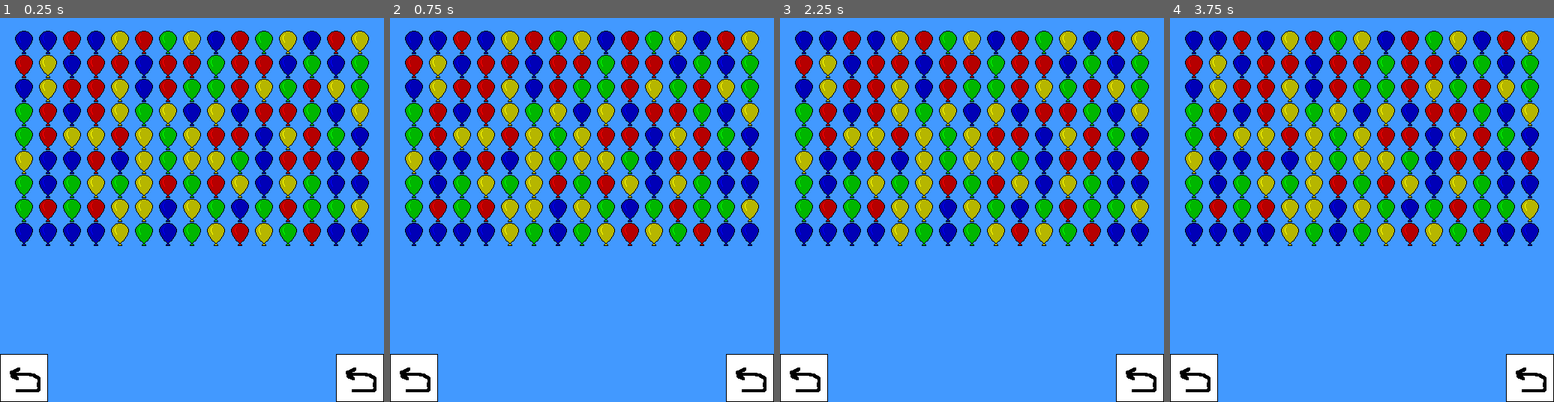
Above: before the commit, frames 1-4 (left to right).
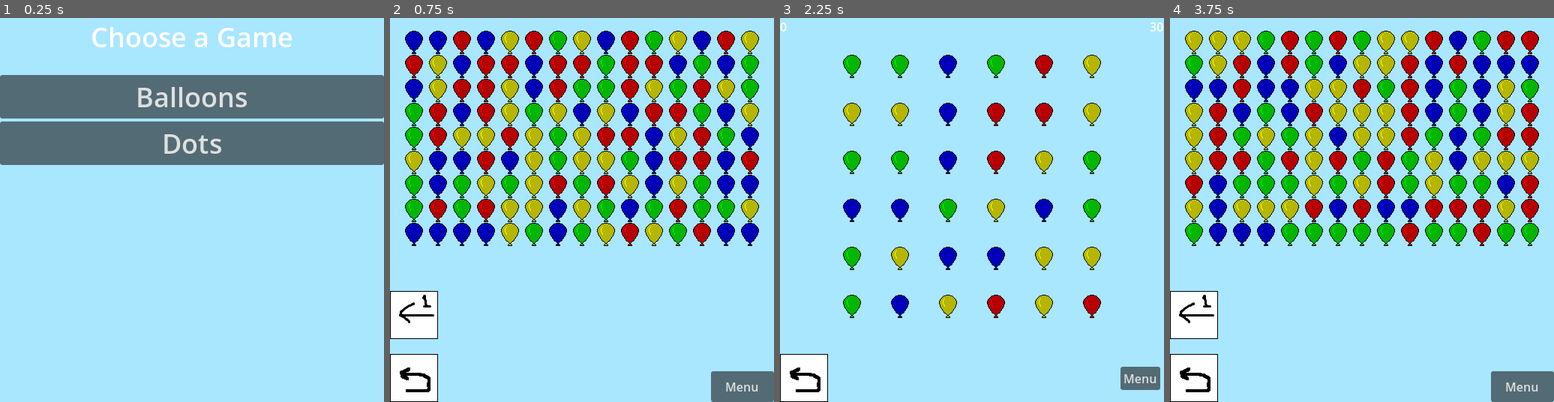
Above: after the commit, the same moments.

Repository: JohnathonNow/hmgc
Game: Godot game, scene res://Menu/MainMenu.tscn
The game is run twice, just before and just after one commit, with the same random seed, the same clock (stepped at 60 frames per second) and the same inputs. Before the commit the project starts from res://Balloons/Lvl.tscn.
Inputs (mouse positions are in pixels of both pictures, inside the frame that each line leads up to):
- Up to frame 1 (0.25 s): no input
- Up to frame 2 (0.75 s): click (582, 98) at 0.5 s, where only the run after the commit has a clickable "Balloons"
- Up to frame 3 (2.25 s): click (1133, 386) at 1.25 s, where only the run after the commit has a clickable "Menu"; click (972, 144) at 2 s, where only the run after the commit has a clickable "Dots"
- Up to frame 4 (3.75 s): click (1530, 378) at 2.75 s, where only the run after the commit has a clickable "Menu"; click (1362, 98) at 3.5 s, where only the run after the commit has a clickable "Balloons"

The runs differ from the first frame. In frame 1, 100% of the frame differs, in the area x 0-100%, y 0-100%; in frame 2, 74%; in frame 3, 97%; in frame 4, 88%.
Error before the commit: Invalid access to property or key 'clicked' on a base object of type 'null instance'. (res://Balloons/balloon.gd:18)

Commit message:
Updates.

Diff:
--- a/Balloons/Lvl.tscn
+++ b/Balloons/Lvl.tscn
@@ -1,7 +1,8 @@
-[gd_scene load_steps=5 format=3 uid="uid://rfc0oc2oxsh4"]
+[gd_scene load_steps=6 format=3 uid="uid://rfc0oc2oxsh4"]
 
 [ext_resource type="PackedScene" uid="uid://dk58e1f0nwhaj" path="res://Balloons/balloon.tscn" id="1_7a5hf"]
 [ext_resource type="PackedScene" uid="uid://ba3nwenhshaxe" path="res://Balloons/restart.tscn" id="2_ci23k"]
+[ext_resource type="PackedScene" uid="uid://c648bap7tq3dg" path="res://Menu/ReturnToMenu.tscn" id="2_jdpxe"]
 [ext_resource type="PackedScene" uid="uid://lceytlol230c" path="res://Balloons/undo.tscn" id="3_ri60c"]
 [ext_resource type="PackedScene" uid="uid://clm88lfumo2b4" path="res://Balloons/Global.tscn" id="4_itbj4"]
 
@@ -461,17 +462,27 @@
 [node name="Baloon144" parent="CanvasLayer/SubViewportContainer/SubViewport/Balloons" instance=ExtResource("1_7a5hf")]
 position = Vector2(416, 288)
 
-[node name="Restart2" parent="." instance=ExtResource("3_ri60c")]
+[node name="ReturnToMenu" parent="." instance=ExtResource("2_jdpxe")]
 layout_mode = 1
 anchors_preset = 3
 anchor_left = 1.0
 anchor_top = 1.0
-anchor_right = 1.0
-anchor_bottom = 1.0
-offset_left = -64.0
-offset_top = -64.0
-offset_right = 0.0
-offset_bottom = 0.0
+offset_left = -84.0
+offset_top = -41.0
+grow_horizontal = 0
+grow_vertical = 0
+
+[node name="Restart2" parent="." instance=ExtResource("3_ri60c")]
+layout_mode = 1
+anchors_preset = -1
+anchor_left = 0.0
+anchor_top = 0.836
+anchor_right = 0.0
+anchor_bottom = 0.836
+offset_left = 0.0
+offset_top = -64.032
+offset_right = 64.0
+offset_bottom = -0.0320129
 grow_horizontal = 0
 grow_vertical = 0
 
--- a/Balloons/restart.gd
+++ b/Balloons/restart.gd
@@ -2,7 +2,7 @@
 
 func _input(event):
 	if event is InputEventMouseButton:
-		if event.is_pressed() and get_local_mouse_position().length() < 64:
+		if event.is_pressed() and get_local_mouse_position().length() < 32:
 			get_tree().root.get_child(0).get_node("Global").restart.emit()
 			return false
 	return true
--- a/Balloons/undo.gd
+++ b/Balloons/undo.gd
@@ -2,7 +2,7 @@
 
 func _input(event):
 	if event is InputEventMouseButton:
-		if event.is_pressed() and get_local_mouse_position().length() < 64:
+		if event.is_pressed() and get_local_mouse_position().length() < 32:
 			get_tree().root.get_child(0).get_node("Global").undo.emit()
 			return false
 	return true
--- a/Balloons/undo.tscn
+++ b/Balloons/undo.tscn
@@ -1,7 +1,7 @@
 [gd_scene load_steps=3 format=3 uid="uid://lceytlol230c"]
 
 [ext_resource type="Script" path="res://Balloons/undo.gd" id="1_kn2hp"]
-[ext_resource type="Texture2D" uid="uid://chqprohf122hk" path="res://Balloons/restart.png" id="2_7p8uu"]
+[ext_resource type="Texture2D" uid="uid://wm3lr4x634v4" path="res://Balloons/undo.png" id="2_fr56o"]
 
 [node name="Restart" type="Control"]
 custom_minimum_size = Vector2(64, 64)
@@ -32,4 +32,4 @@
 offset_bottom = 32.0
 grow_horizontal = 2
 grow_vertical = 2
-texture = ExtResource("2_7p8uu")
+texture = ExtResource("2_fr56o")
--- a/Dots/Global.gd
+++ b/Dots/Global.gd
@@ -4,20 +4,26 @@
 signal restart(object)
 var state = []
 var combo = []
+var lastOver = null
+var isSquare = false
+var moves = 30
+var score = 0
 
 # Called when the node enters the scene tree for the first time.
 func _ready():
 	clicked.connect(onclick)
 	undo.connect(doundo)
 	restart.connect(dorestart)
+	updateLine()
+	fill()
 
-func savestate(group="Balloons"):
+func savestate(group="Dots"):
 	var frame = []
 	for o in get_tree().get_nodes_in_group(group):
 		frame += [{"position": o.position, "color": o.modulate}]
 	state += [frame]
 
-func loadstate(group="Balloons"):
+func loadstate(group="Dots"):
 	var frame = state.pop_back()
 	if not frame:
 		return
@@ -29,25 +35,32 @@
 		x.position = obj["position"]
 		x.modulate = obj["color"]
 
-func get_object_at(pos, group="Balloons"):
+func get_object_at(pos, group="Dots"):
 	for o in get_tree().get_nodes_in_group(group):
-		if o.global_position.distance_to(pos) < 32:
+		if o.global_position.distance_to(pos) < 48:
 			return o
 	return null
 
-func move_down_to(y=384, grid_size=64, group="Balloons"):
-	print("poggers")
+func move_down_to(fy=384, grid_size=64, group="Dots"):
 	var i = 0
 	var objs = get_tree().get_nodes_in_group(group)
 	while i < objs.size():
 		var o = objs[i]
-		print(o.global_position.y)
-		if o.global_position.y < y and not get_object_at(o.global_position + Vector2(0, grid_size)):
+		if o.global_position.y < fy and not get_object_at(o.global_position + Vector2(0, grid_size)):
 			o.global_position.y += grid_size
 			i = 0
 		else:
 			i += 1
-	i = 0
+	fill()
+
+func fill():
+	for x in range(96, 416 + 1, 64):
+		for y in range(64, 384 + 1, 64):
+			var v = Vector2(x, y)
+			if not get_object_at(v):
+				var p = preload("res://Dots/dot.tscn").instantiate()
+				get_tree().current_scene.get_node("%Dots").add_child(p)
+				p.position = v
 
 func onclick(object):
 	var x = {object: 1}
@@ -67,24 +80,71 @@
 func dorestart():
 	get_tree().reload_current_scene()
 	state.clear()
+	score = 0
+	moves = 30
 
 func doundo():
 	loadstate()
 
+func updateLine():
+	%Line.clear_points()
+	for n in combo:
+		%Line.add_point(n.global_position)
+		%Line.modulate = n.modulate
+
+func kill():
+	if len(combo) > 1:
+			savestate()
+			moves -= 1
+			for k in combo:
+				score += 1
+				k.free()
+	combo = []
+	call_deferred("move_down_to")
+	updateLine()
+
+func square():
+	if not combo:
+		return
+	moves -= 1
+	var x = combo[-1].modulate
+	for o in get_tree().get_nodes_in_group("Dots"):
+		if o.modulate == x:
+			score += 1
+			o.free()
+	combo = []
+	call_deferred("move_down_to")
+	updateLine()
+
 func _physics_process(_delta):
+	%StatusMoves.text = "[right]%s[/right]" % moves
+	%StatusScore.text = "%s" % score
+	if not moves:
+		return
 	if Input.is_mouse_button_pressed(MOUSE_BUTTON_LEFT):
-		var x = get_object_at(get_global_mouse_position())
-		if combo and x and is_instance_of(x, Balloon):
+		var x = get_object_at(%SubViewportContainer.get_local_mouse_position())
+		if x == lastOver:
+			return
+		if combo and x and is_instance_of(x, Dot):
 			var hor = abs(x.global_position.y - combo[-1].global_position.y) < 1 and abs(x.global_position.x - combo[-1].global_position.x) < 65
 			var ver = abs(x.global_position.x - combo[-1].global_position.x) < 1 and abs(x.global_position.y - combo[-1].global_position.y) < 65
-			print(not x in combo, hor, ver)
-			if  x.modulate == combo[0].modulate and (hor or ver) and not x in combo:
-				combo.push_back(x)
+			var isok = x.modulate == combo[0].modulate and (hor or ver)
+			if x in combo:
+				var index = combo.find(x)
+				if index == 0 and len(combo) >= 4:
+					square()
+				else:
+					combo.resize(index + 1)
+					#if index == len(combo) - 1:
+						#combo.pop_back()
+					updateLine()
+			else:
+				if isok:
+					combo.push_back(x)
+					updateLine()
 		elif x and not combo:
 			combo.push_back(x)
+		lastOver = x
 	elif combo:
-		savestate()
-		for k in combo:
-			k.free()
+		kill()
 		combo = []
-		call_deferred("move_down_to")
--- a/Dots/Lvl.tscn
+++ b/Dots/Lvl.tscn
@@ -1,7 +1,6 @@
-[gd_scene load_steps=5 format=3 uid="uid://dlyy2w55nuqky"]
+[gd_scene load_steps=4 format=3 uid="uid://dlyy2w55nuqky"]
 
-[ext_resource type="PackedScene" uid="uid://dk58e1f0nwhaj" path="res://Balloons/balloon.tscn" id="1_nulbn"]
-[ext_resource type="PackedScene" uid="uid://lceytlol230c" path="res://Balloons/undo.tscn" id="2_vua38"]
+[ext_resource type="PackedScene" uid="uid://c648bap7tq3dg" path="res://Menu/ReturnToMenu.tscn" id="3_d6cdl"]
 [ext_resource type="PackedScene" uid="uid://ba3nwenhshaxe" path="res://Balloons/restart.tscn" id="3_rpy1o"]
 [ext_resource type="PackedScene" uid="uid://ddy677844lcwj" path="res://Dots/Global.tscn" id="4_st6hr"]
 
@@ -35,6 +34,7 @@
 layer = 0
 
 [node name="SubViewportContainer" type="SubViewportContainer" parent="CanvasLayer"]
+unique_name_in_owner = true
 custom_minimum_size = Vector2(512, 512)
 layout_mode = 1
 anchors_preset = 8
@@ -53,130 +53,12 @@
 handle_input_locally = false
 render_target_update_mode = 4
 
+[node name="Line" type="Line2D" parent="CanvasLayer/SubViewportContainer/SubViewport"]
+unique_name_in_owner = true
+points = PackedVector2Array(0, 0, 10, 0)
+
 [node name="Dots" type="Node" parent="CanvasLayer/SubViewportContainer/SubViewport"]
 unique_name_in_owner = true
-
-[node name="Baloon9" parent="CanvasLayer/SubViewportContainer/SubViewport/Dots" instance=ExtResource("1_nulbn")]
-position = Vector2(96, 64)
-
-[node name="Baloon12" parent="CanvasLayer/SubViewportContainer/SubViewport/Dots" instance=ExtResource("1_nulbn")]
-position = Vector2(96, 128)
-
-[node name="Baloon15" parent="CanvasLayer/SubViewportContainer/SubViewport/Dots" instance=ExtResource("1_nulbn")]
-position = Vector2(96, 192)
-
-[node name="Baloon19" parent="CanvasLayer/SubViewportContainer/SubViewport/Dots" instance=ExtResource("1_nulbn")]
-position = Vector2(160, 64)
-
-[node name="Baloon20" parent="CanvasLayer/SubViewportContainer/SubViewport/Dots" instance=ExtResource("1_nulbn")]
-position = Vector2(224, 64)
-
-[node name="Baloon21" parent="CanvasLayer/SubViewportContainer/SubViewport/Dots" instance=ExtResource("1_nulbn")]
-position = Vector2(288, 64)
-
-[node name="Baloon22" parent="CanvasLayer/SubViewportContainer/SubViewport/Dots" instance=ExtResource("1_nulbn")]
-position = Vector2(160, 128)
-
-[node name="Baloon23" parent="CanvasLayer/SubViewportContainer/SubViewport/Dots" instance=ExtResource("1_nulbn")]
-position = Vector2(224, 128)
-
-[node name="Baloon24" parent="CanvasLayer/SubViewportContainer/SubViewport/Dots" instance=ExtResource("1_nulbn")]
-position = Vector2(288, 128)
-
-[node name="Baloon25" parent="CanvasLayer/SubViewportContainer/SubViewport/Dots" instance=ExtResource("1_nulbn")]
-position = Vector2(352, 64)
-
-[node name="Baloon26" parent="CanvasLayer/SubViewportContainer/SubViewport/Dots" instance=ExtResource("1_nulbn")]
-position = Vector2(416, 64)
-
-[node name="Baloon28" parent="CanvasLayer/SubViewportContainer/SubViewport/Dots" instance=ExtResource("1_nulbn")]
-position = Vector2(352, 128)
-
-[node name="Baloon29" parent="CanvasLayer/SubViewportContainer/SubViewport/Dots" instance=ExtResource("1_nulbn")]
-position = Vector2(416, 128)
-
-[node name="Baloon31" parent="CanvasLayer/SubViewportContainer/SubViewport/Dots" instance=ExtResource("1_nulbn")]
-position = Vector2(352, 192)
-
-[node name="Baloon32" parent="CanvasLayer/SubViewportContainer/SubViewport/Dots" instance=ExtResource("1_nulbn")]
-position = Vector2(416, 192)
-
-[node name="Baloon34" parent="CanvasLayer/SubViewportContainer/SubViewport/Dots" instance=ExtResource("1_nulbn")]
-position = Vector2(160, 192)
-
-[node name="Baloon35" parent="CanvasLayer/SubViewportContainer/SubViewport/Dots" instance=ExtResource("1_nulbn")]
-position = Vector2(224, 192)
-
-[node name="Baloon36" parent="CanvasLayer/SubViewportContainer/SubViewport/Dots" instance=ExtResource("1_nulbn")]
-position = Vector2(288, 192)
-
-[node name="Baloon45" parent="CanvasLayer/SubViewportContainer/SubViewport/Dots" instance=ExtResource("1_nulbn")]
-position = Vector2(96, 256)
-
-[node name="Baloon48" parent="CanvasLayer/SubViewportContainer/SubViewport/Dots" instance=ExtResource("1_nulbn")]
-position = Vector2(96, 320)
-
-[node name="Baloon51" parent="CanvasLayer/SubViewportContainer/SubViewport/Dots" instance=ExtResource("1_nulbn")]
-position = Vector2(96, 384)
-
-[node name="Baloon55" parent="CanvasLayer/SubViewportContainer/SubViewport/Dots" instance=ExtResource("1_nulbn")]
-position = Vector2(160, 256)
-
-[node name="Baloon56" parent="CanvasLayer/SubViewportContainer/SubViewport/Dots" instance=ExtResource("1_nulbn")]
-position = Vector2(224, 256)
-
-[node name="Baloon57" parent="CanvasLayer/SubViewportContainer/SubViewport/Dots" instance=ExtResource("1_nulbn")]
-position = Vector2(288, 256)
-
-[node name="Baloon58" parent="CanvasLayer/SubViewportContainer/SubViewport/Dots" instance=ExtResource("1_nulbn")]
-position = Vector2(160, 320)
-
-[node name="Baloon59" parent="CanvasLayer/SubViewportContainer/SubViewport/Dots" instance=ExtResource("1_nulbn")]
-position = Vector2(224, 320)
-
-[node name="Baloon60" parent="CanvasLayer/SubViewportContainer/SubViewport/Dots" instance=ExtResource("1_nulbn")]
-position = Vector2(288, 320)
-
-[node name="Baloon61" parent="CanvasLayer/SubViewportContainer/SubViewport/Dots" instance=ExtResource("1_nulbn")]
-position = Vector2(352, 256)
-
-[node name="Baloon62" parent="CanvasLayer/SubViewportContainer/SubViewport/Dots" instance=ExtResource("1_nulbn")]
-position = Vector2(416, 256)
-
-[node name="Baloon64" parent="CanvasLayer/SubViewportContainer/SubViewport/Dots" instance=ExtResource("1_nulbn")]
-position = Vector2(352, 320)
-
-[node name="Baloon65" parent="CanvasLayer/SubViewportContainer/SubViewport/Dots" instance=ExtResource("1_nulbn")]
-position = Vector2(416, 320)
-
-[node name="Baloon67" parent="CanvasLayer/SubViewportContainer/SubViewport/Dots" instance=ExtResource("1_nulbn")]
-position = Vector2(352, 384)
-
-[node name="Baloon68" parent="CanvasLayer/SubViewportContainer/SubViewport/Dots" instance=ExtResource("1_nulbn")]
-position = Vector2(416, 384)
-
-[node name="Baloon70" parent="CanvasLayer/SubViewportContainer/SubViewport/Dots" instance=ExtResource("1_nulbn")]
-position = Vector2(160, 384)
-
-[node name="Baloon71" parent="CanvasLayer/SubViewportContainer/SubViewport/Dots" instance=ExtResource("1_nulbn")]
-position = Vector2(224, 384)
-
-[node name="Baloon72" parent="CanvasLayer/SubViewportContainer/SubViewport/Dots" instance=ExtResource("1_nulbn")]
-position = Vector2(288, 384)
-
-[node name="Restart2" parent="." instance=ExtResource("2_vua38")]
-layout_mode = 1
-anchors_preset = 3
-anchor_left = 1.0
-anchor_top = 1.0
-anchor_right = 1.0
-anchor_bottom = 1.0
-offset_left = -64.0
-offset_top = -64.0
-offset_right = 0.0
-offset_bottom = 0.0
-grow_horizontal = 0
-grow_vertical = 0
 
 [node name="Restart" parent="." instance=ExtResource("3_rpy1o")]
 layout_mode = 1
@@ -193,3 +75,36 @@
 grow_vertical = 0
 
 [node name="Global" parent="." instance=ExtResource("4_st6hr")]
+unique_name_in_owner = true
+
+[node name="StatusMoves" type="RichTextLabel" parent="."]
+unique_name_in_owner = true
+layout_mode = 1
+anchors_preset = 1
+anchor_left = 1.0
+anchor_right = 1.0
+offset_left = -480.0
+offset_bottom = 64.0
+grow_horizontal = 0
+bbcode_enabled = true
+text = "[right]30[/right]"
+
+[node name="StatusScore" type="RichTextLabel" parent="."]
+unique_name_in_owner = true
+layout_mode = 0
+offset_right = 480.0
+offset_bottom = 64.0
+bbcode_enabled = true
+text = "0"
+
+[node name="ReturnToMenu" parent="." instance=ExtResource("3_d6cdl")]
+layout_mode = 1
+anchors_preset = -1
+anchor_left = 0.937
+anchor_top = 0.937
+offset_left = 0.255981
+offset_top = 0.255981
+offset_right = -32.0
+offset_bottom = -32.0
+grow_horizontal = 0
+grow_vertical = 0
--- a/Dots/dot.tscn
+++ b/Dots/dot.tscn
@@ -3,7 +3,7 @@
 [ext_resource type="Script" path="res://Dots/dot.gd" id="1_kf2e0"]
 [ext_resource type="Texture2D" uid="uid://bjdo5nj0p1vdm" path="res://Balloons/New Piskel.png" id="2_wjuw2"]
 
-[node name="Dot" type="Node2D" groups=["Balloons"]]
+[node name="Dot" type="Node2D" groups=["Dots"]]
 script = ExtResource("1_kf2e0")
 
 [node name="Sprite2D" type="Sprite2D" parent="."]
--- /dev/null
+++ b/Menu/BalloonsButton.gd
@@ -0,0 +1,12 @@
+extends Button
+
+# Called when the node enters the scene tree for the first time.
+func _ready():
+	pass # Replace with function body.
+
+# Called every frame. 'delta' is the elapsed time since the previous frame.
+func _process(delta):
+	pass
+
+func _on_pressed():
+	get_tree().change_scene_to_file("res://Balloons/Lvl.tscn")
--- /dev/null
+++ b/Menu/DotsButton.gd
@@ -0,0 +1,15 @@
+extends Button
+
+
+# Called when the node enters the scene tree for the first time.
+func _ready():
+	pass # Replace with function body.
+
+
+# Called every frame. 'delta' is the elapsed time since the previous frame.
+func _process(delta):
+	pass
+
+
+func _on_pressed():
+	get_tree().change_scene_to_file("res://Dots/Lvl.tscn")
--- /dev/null
+++ b/Menu/MainMenu.tscn
@@ -0,0 +1,45 @@
+[gd_scene load_steps=3 format=3 uid="uid://b8rohyd5ieffx"]
+
+[ext_resource type="Script" path="res://Menu/BalloonsButton.gd" id="1_cnq16"]
+[ext_resource type="Script" path="res://Menu/DotsButton.gd" id="2_2e0gf"]
+
+[node name="MainMenu" type="Control"]
+layout_mode = 3
+anchors_preset = 15
+anchor_right = 1.0
+anchor_bottom = 1.0
+grow_horizontal = 2
+grow_vertical = 2
+
+[node name="VBoxContainer" type="VBoxContainer" parent="."]
+layout_mode = 1
+anchors_preset = 15
+anchor_right = 1.0
+anchor_bottom = 1.0
+grow_horizontal = 2
+grow_vertical = 2
+
+[node name="RichTextLabel" type="RichTextLabel" parent="VBoxContainer"]
+custom_minimum_size = Vector2(512, 72)
+layout_mode = 2
+size_flags_horizontal = 4
+theme_override_font_sizes/normal_font_size = 36
+bbcode_enabled = true
+text = "[center]Choose a Game[/center]"
+
+[node name="Button" type="Button" parent="VBoxContainer"]
+layout_mode = 2
+theme_override_font_sizes/font_size = 36
+text = "Balloons"
+script = ExtResource("1_cnq16")
+
+[node name="Button2" type="Button" parent="VBoxContainer"]
+layout_mode = 2
+size_flags_vertical = 4
+theme_override_font_sizes/font_size = 36
+text = "Dots
+"
+script = ExtResource("2_2e0gf")
+
+[connection signal="pressed" from="VBoxContainer/Button" to="VBoxContainer/Button" method="_on_pressed"]
+[connection signal="pressed" from="VBoxContainer/Button2" to="VBoxContainer/Button2" method="_on_pressed"]
--- /dev/null
+++ b/Menu/ReturnToMenu.gd
@@ -0,0 +1,15 @@
+extends Control
+
+
+# Called when the node enters the scene tree for the first time.
+func _ready():
+	pass # Replace with function body.
+
+
+# Called every frame. 'delta' is the elapsed time since the previous frame.
+func _process(delta):
+	pass
+
+
+func _on_button_pressed():
+	get_tree().change_scene_to_file("res://Menu/MainMenu.tscn")
--- /dev/null
+++ b/Menu/ReturnToMenu.tscn
@@ -0,0 +1,23 @@
+[gd_scene load_steps=2 format=3 uid="uid://c648bap7tq3dg"]
+
+[ext_resource type="Script" path="res://Menu/ReturnToMenu.gd" id="1_neky5"]
+
+[node name="ReturnToMenu" type="Control"]
+layout_mode = 3
+anchors_preset = 15
+anchor_right = 1.0
+anchor_bottom = 1.0
+grow_horizontal = 2
+grow_vertical = 2
+script = ExtResource("1_neky5")
+
+[node name="Button" type="Button" parent="."]
+layout_mode = 1
+anchors_preset = 15
+anchor_right = 1.0
+anchor_bottom = 1.0
+grow_horizontal = 2
+grow_vertical = 2
+text = "Menu"
+
+[connection signal="pressed" from="Button" to="." method="_on_button_pressed"]
--- a/project.godot
+++ b/project.godot
@@ -11,7 +11,7 @@
 [application]
 
 config/name="HMGC"
-run/main_scene="res://Balloons/Lvl.tscn"
+run/main_scene="res://Menu/MainMenu.tscn"
 config/features=PackedStringArray("4.2", "Mobile")
 config/icon="res://Balloons/icon.svg"
 
@@ -30,4 +30,4 @@
 
 renderer/rendering_method="gl_compatibility"
 textures/vram_compression/import_etc2_astc=true
-environment/defaults/default_clear_color=Color(0.258824, 0.6, 1, 1)
+environment/defaults/default_clear_color=Color(0.662745, 0.901961, 1, 1)
Binary file added: Balloons/undo.png
Not shown, added: Balloons/undo.png.import
